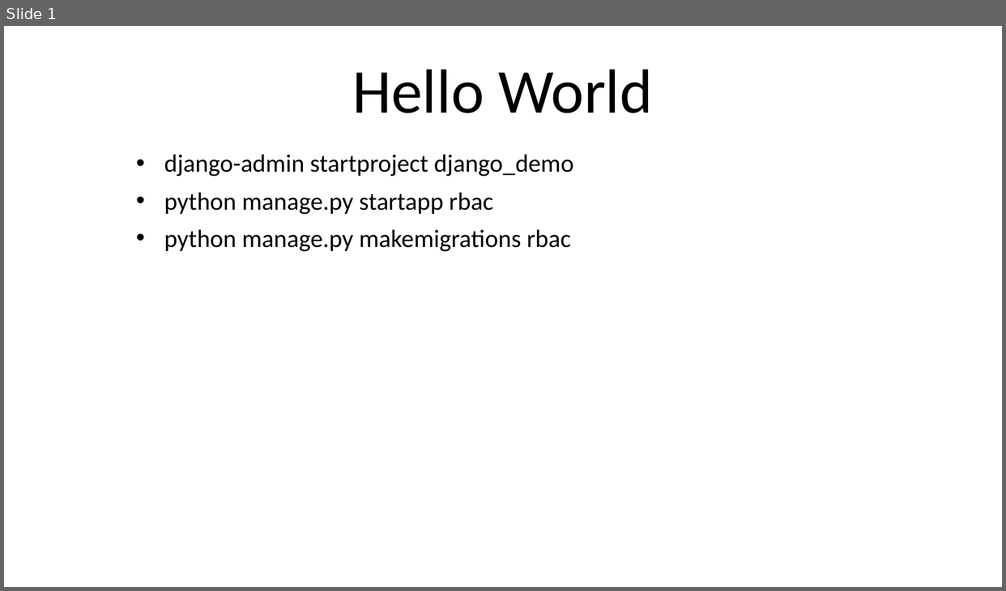
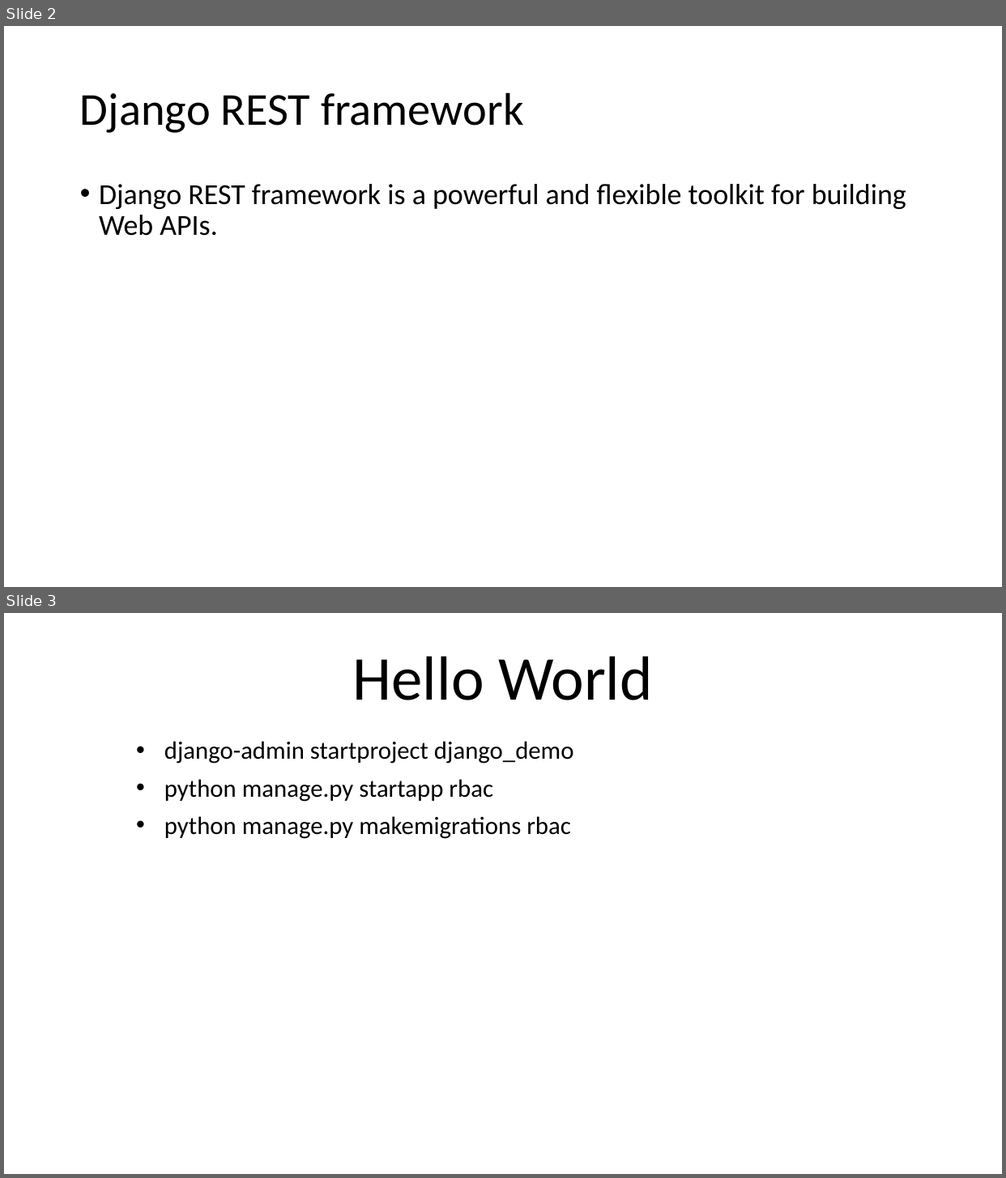
Before and after one commit to qiaoxun/django-springboot-compare, a slide deck: Django.pptx. Shown one above the other, each under a label of ours: slide 1 before the commit, slides 2 and 3 after it. The pictures are 1006x591 and 1006x1178 pixels, drawn with LibreOffice and Linux fonts; fonts in the diff are those of the drawing. Boxes give left, top, right and bottom in pixels: in the first picture for what was removed or moved away, otherwise in the second. Text is boxed around its words. In the diff, an @@ line names an element or a change of style, - is before the commit and + after.

```diff
--- a/Django.pptx
+++ b/Django.pptx
@@ slide 2 added at (x1=4, y1=26, x2=1002, y2=587), background #FFFFFF @@
@@ title added at (x1=80, y1=92, x2=524, y2=133), 44 pt, text #000000 @@
+Django REST framework
@@ text added at (x1=99, y1=184, x2=906, y2=236), 28 pt, text #000000 @@
+• Django REST framework is a powerful and flexible toolkit for building Web APIs.
@@ what was slide 1 is now slide 3 @@
```
Also in this commit, not shown: 1 other slide added, 1 other file.
